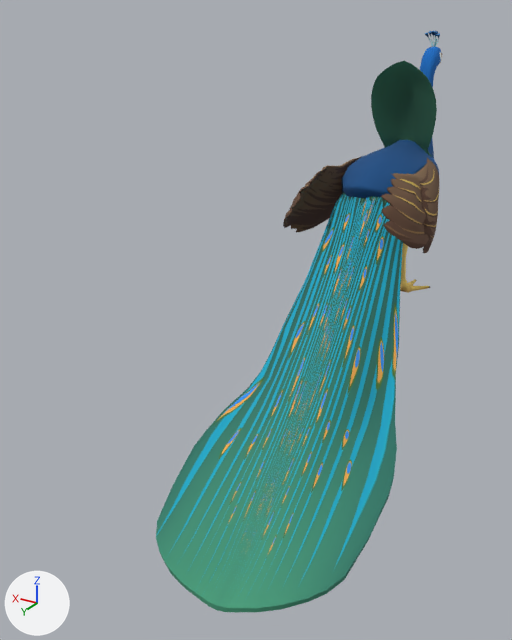
Two versions of the glTF model games/proud-photographer/assets/Peacock.glb, one commit apart.
One viewpoint serves both versions: a camera (50 mm lens) standing at (-1.04, 2.84, 1.13) and looking at (0.13, 0.88, 0.16). Every picture has the same lights, and +X, +Y and +Z are marked at lower left. Both versions are drawn at frame 261 of the action 'Action'; the numbers are the values there.

The first picture shows 'Peacock_Body', 'Peacock_Feathers'.
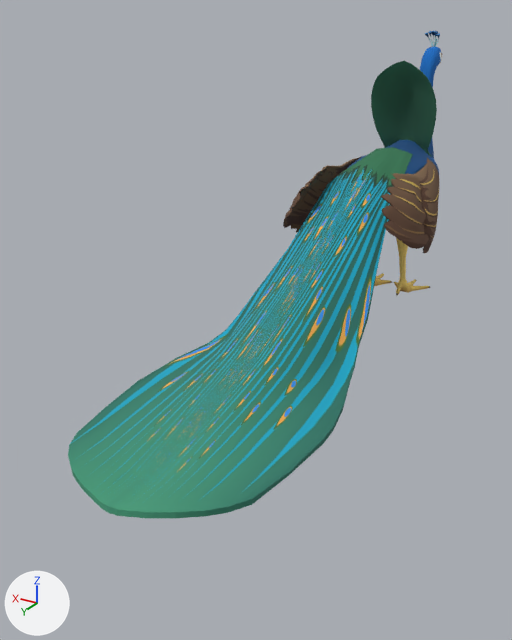
Commit message: peacock game updated

Changed parts and their boxes (x1, y1, x2, y2) in the pictures (512 x 640 px):
'Peacock_Feathers', moved, turned
    before: (156, 192, 403, 613)
    after: (68, 147, 413, 518)

The change, as a diff of the scene's bpy script:
```diff
--- a/games/proud-photographer/assets/Peacock.glb.py
+++ b/games/proud-photographer/assets/Peacock.glb.py
@@ ob_peacock_feathers @@
 ob_peacock_feathers = bpy.data.objects.new('Peacock_Feathers', me_feathersmotion)
-ob_peacock_feathers.location = (0.012, -0.104, -0.009)
-ob_peacock_feathers.rotation_euler = (1.392, 0.0113, 0.126)  # degrees (80, 0.6, 7.2)
+ob_peacock_feathers.location = (0.0, 0.0, 0.002)
+ob_peacock_feathers.rotation_euler = (1.571, 0.0, 0.0)  # degrees (90, 0, 0)
 ob_peacock_feathers.scale = (0.01, 0.01, 0.01)
```
